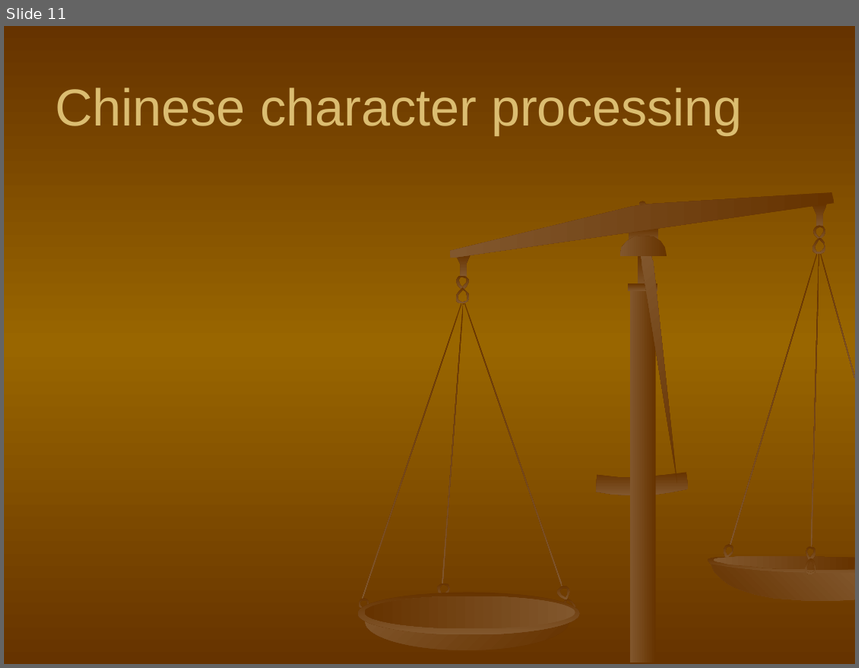
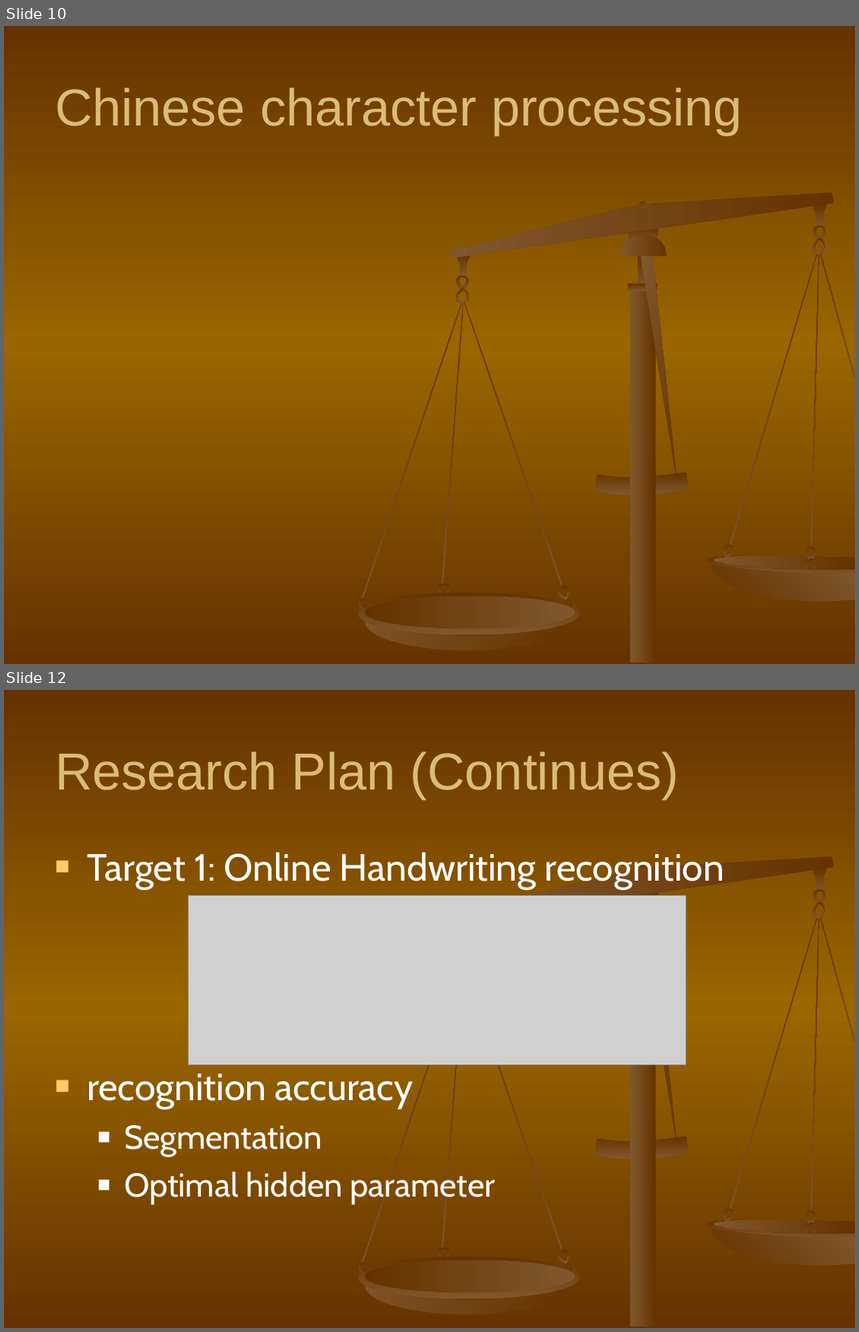
Before and after one commit to shaileshBhokare/honours, a slide deck: ITN100/Assignment/Presentation/presentation.ppt. Shown one above the other, each under a label of ours: slide 11 before the commit, slides 10 and 12 after it; the slides between them are not shown. The pictures are 859x668 and 859x1332 pixels, drawn with LibreOffice and Linux fonts; fonts in the diff are those of the drawing; grey boxes stand for pictures. Boxes give left, top, right and bottom in pixels: in the first picture for what was removed or moved away, otherwise in the second. Text is boxed around its words. In the diff, an @@ line names an element or a change of style, - is before the commit and + after.

```diff
--- a/ITN100/Assignment/Presentation/presentation.ppt
+++ b/ITN100/Assignment/Presentation/presentation.ppt
@@ slide 12 added at <box>4,690,855,1328</box>, background gradient #663300 to #996600; not listed: 28 template elements that a slide beside it also shows @@
@@ title added at <box>55,752,680,799</box>, 44 pt, text #DBBD71 @@
+Research Plan (Continues)
@@ text added at <box>87,852,724,1205</box>, 32 pt, text #FFFFFF @@
+■ Target 1: Online Handwriting recognition
+■ recognition accuracy
+  ■ Segmentation
+  ■ Optimal hidden parameter
@@ picture added at <box>189,896,686,1065</box> @@
@@ what was slide 11 is now slide 10 @@
```
Also in this commit, not shown: 1 slide changed, 3 other slides added, 2 slides removed.
